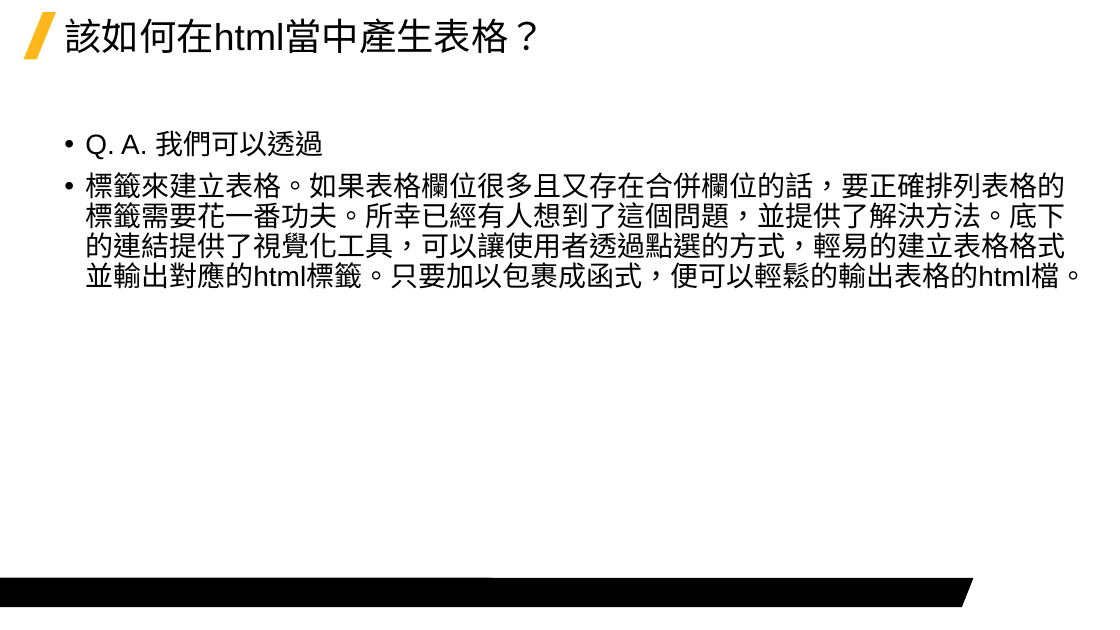
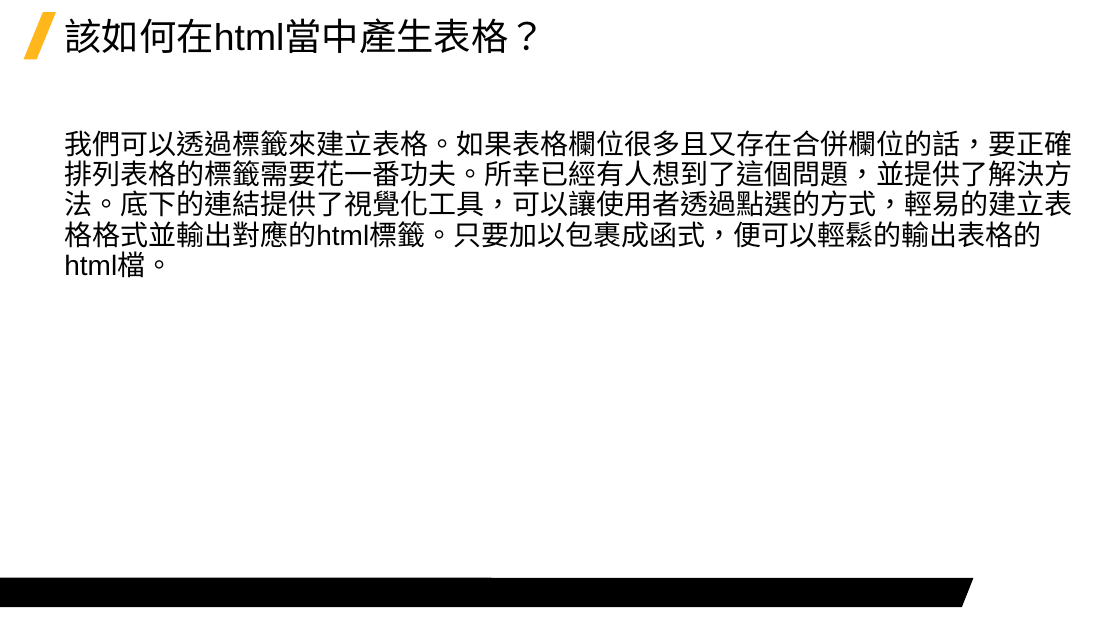
Before and after one commit to Jerrick-cheng/AEDT-Automation-Camp, a slide deck: slide 9 of 上課教材/Week7.pptx (slide 8 before the commit). Drawn at 1120x630 pixels with LibreOffice and Linux fonts; fonts in the diff are those of the drawing; background and template pictures are left out. Boxes give left, top, right and bottom in pixels: in the first picture for what was removed or moved away, otherwise in the second. Text is boxed around its words. In the diff, an @@ line names an element or a change of style, - is before the commit and + after.

```diff
--- a/上課教材/Week7.pptx
+++ b/上課教材/Week7.pptx
@@ text at [64, 130, 1072, 278]: text changed @@
-• Q. A. 我們可以透過
-• 標籤來建立表格。如果表格欄位很多且又存在合併欄位的話，要正確排列表格的標籤需要花一番功夫。所幸已經有人想到了這個問題，並提供了解決方法。底下的連結提供了視覺化工具，可以讓使用者透過點選的方式，輕易的建立表格格式並輸出對應的html標籤。只要加以包裹成函式，便可以輕鬆的輸出表格的html檔。
+我們可以透過標籤來建立表格。如果表格欄位很多且又存在合併欄位的話，要正確排列表格的標籤需要花一番功夫。所幸已經有人想到了這個問題，並提供了解決方法。底下的連結提供了視覺化工具，可以讓使用者透過點選的方式，輕易的建立表格格式並輸出對應的html標籤。只要加以包裹成函式，便可以輕鬆的輸出表格的html檔。
```
Also in this commit, not shown: 1 slide added, 2 other files.
